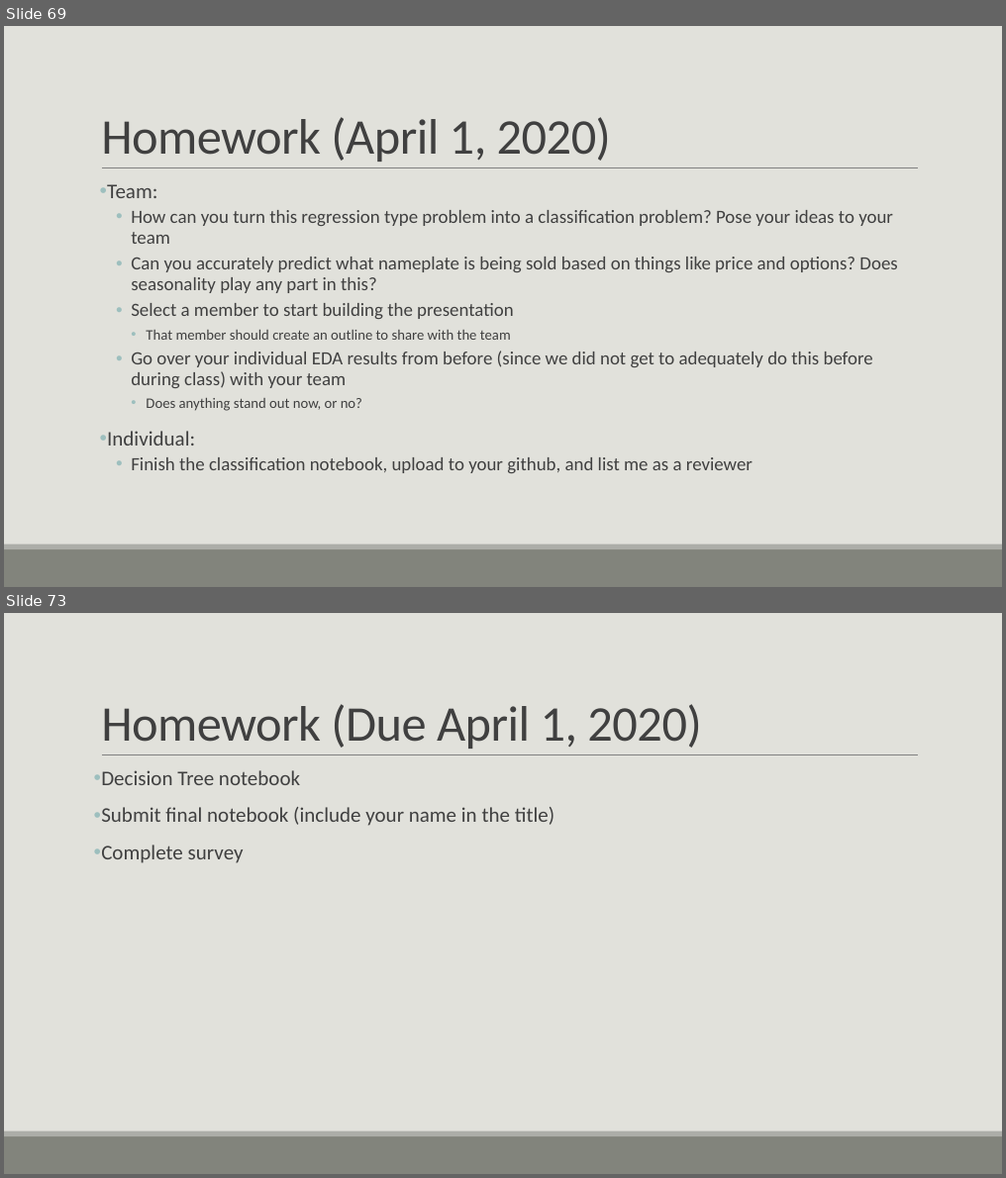
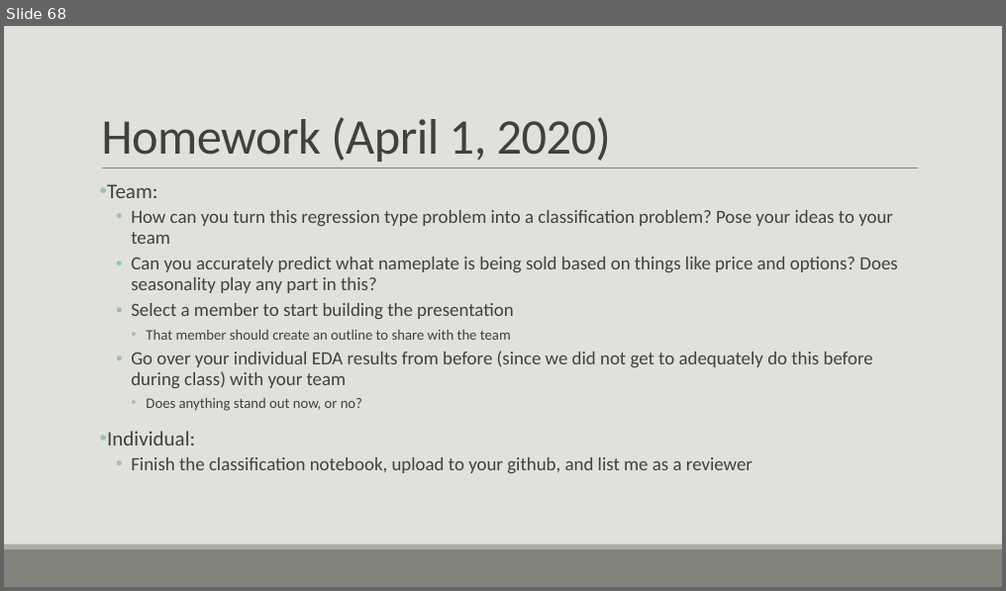
Before and after one commit to casey-whorton-waynestate/public-course-content, a slide deck: Wayne State Course.pptx. Shown one above the other, each under a label of ours: slides 69 and 73 before the commit, slide 68 after it; the slides between them are not shown. The pictures are 1006x1178 and 1006x591 pixels, drawn with LibreOffice and Linux fonts; fonts in the diff are those of the drawing. Boxes give left, top, right and bottom in pixels: in the first picture for what was removed or moved away, otherwise in the second. Text is boxed around its words. In the diff, an @@ line names an element or a change of style, - is before the commit and + after.

```diff
--- a/Wayne State Course.pptx
+++ b/Wayne State Course.pptx
@@ slide 73 removed at <box>4,613,1002,1174</box>, background #E1E1DB; not listed: 3 template elements that a slide beside it also shows @@
@@ title removed at <box>101,704,701,749</box> @@
-Homework (Due April 1, 2020)
@@ text removed at <box>101,770,554,863</box> @@
-• Decision Tree notebook
-• Submit final notebook (include your name in the title)
-• Complete survey
@@ what was slide 69 is now slide 68 @@
```
Also in this commit, not shown: 5 slides changed, 3 slides added, 4 other slides removed.
